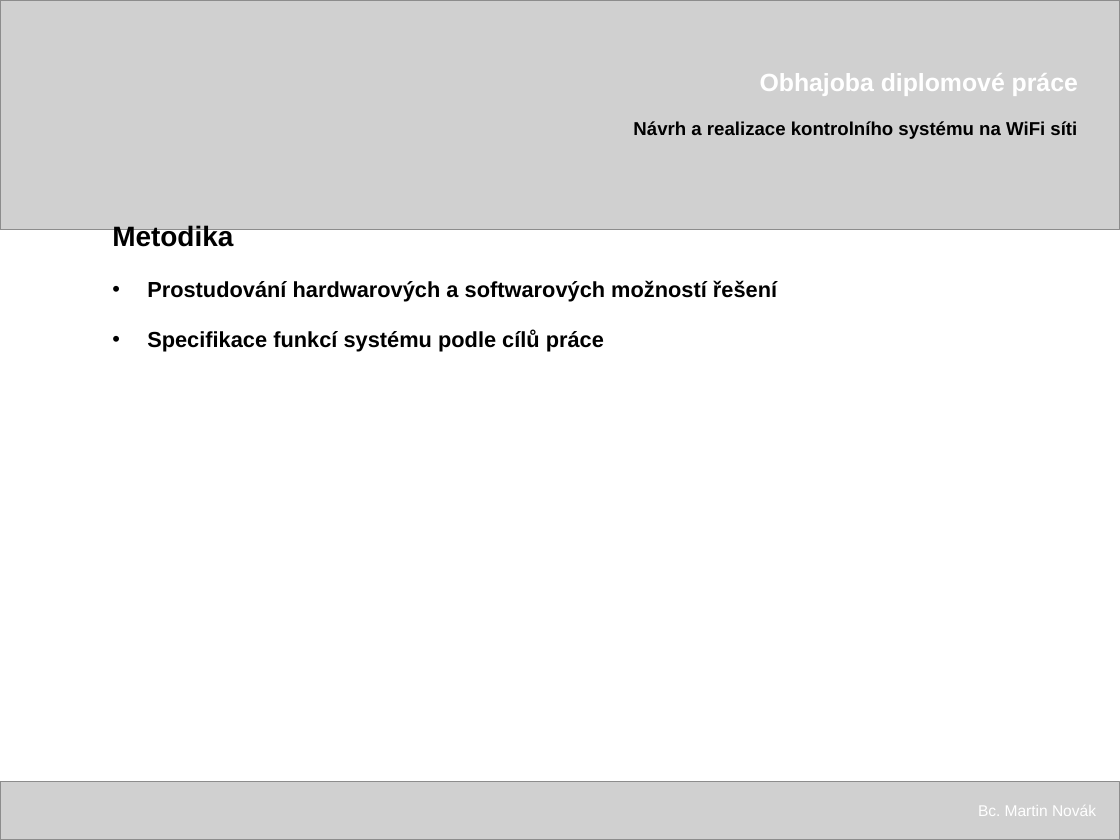
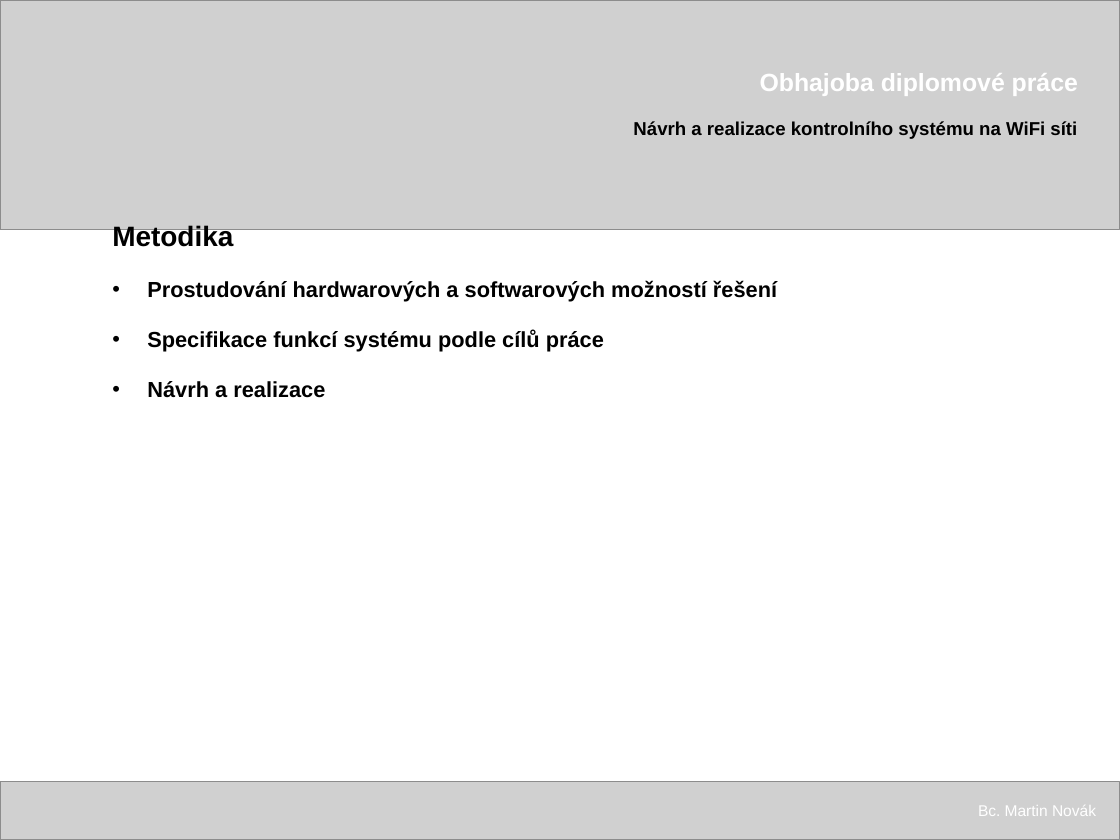
Before and after one commit to pjocesoj/diplomka_git, a slide deck: slide 4 of prezentace/xnovm288-obhajoba (sablona urna).pptx. Drawn at 1120x840 pixels with LibreOffice and Linux fonts; fonts in the diff are those of the drawing; grey boxes stand for pictures. Boxes give left, top, right and bottom in pixels: in the first picture for what was removed or moved away, otherwise in the second. Text is boxed around its words. In the diff, an @@ line names an element or a change of style, - is before the commit and + after.

```diff
--- a/prezentace/xnovm288-obhajoba (sablona urna).pptx
+++ b/prezentace/xnovm288-obhajoba (sablona urna).pptx
@@ text at (147, 381, 325, 398): paragraph added @@
+• Návrh a realizace
```
Also in this commit, not shown: 3 other slides changed, 1 slide added.
